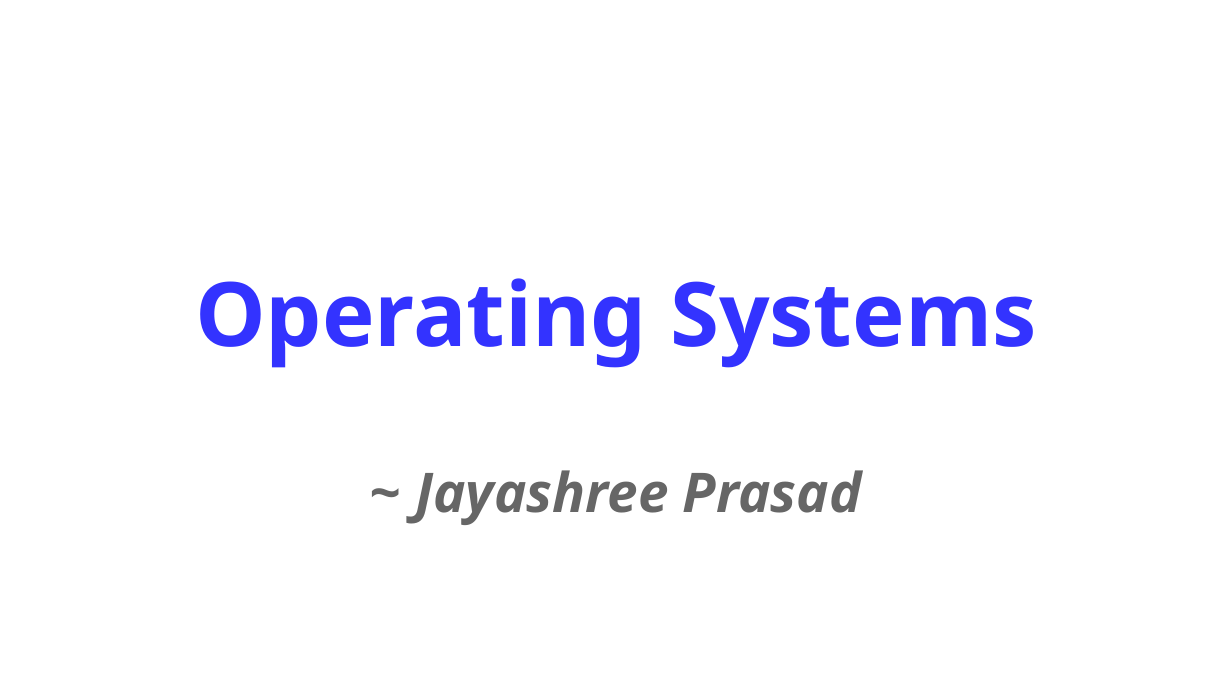
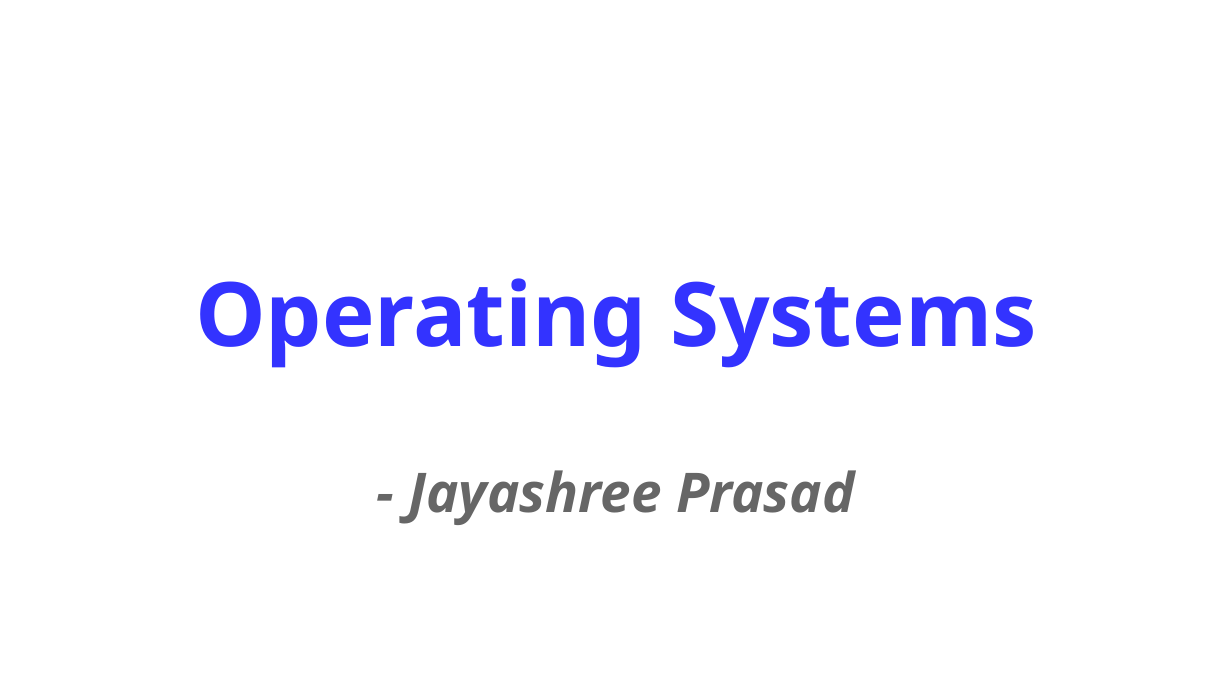
Before and after one commit to springefrei2018/OS-Lab-Aug-2018, a slide deck: slide 1 of evaluation-method/Evaluation-OS-Module.pptx. Drawn at 1232x693 pixels with LibreOffice and Linux fonts; fonts in the diff are those of the drawing. Boxes give left, top, right and bottom in pixels: in the first picture for what was removed or moved away, otherwise in the second. Text is boxed around its words. In the diff, an @@ line names an element or a change of style, - is before the commit and + after.

```diff
--- a/evaluation-method/Evaluation-OS-Module.pptx
+++ b/evaluation-method/Evaluation-OS-Module.pptx
@@ text at bbox=[408, 470, 855, 525]: text changed @@
-~ Jayashree Prasad
+- Jayashree Prasad
```
Also in this commit, not shown: 6 other slides changed.
